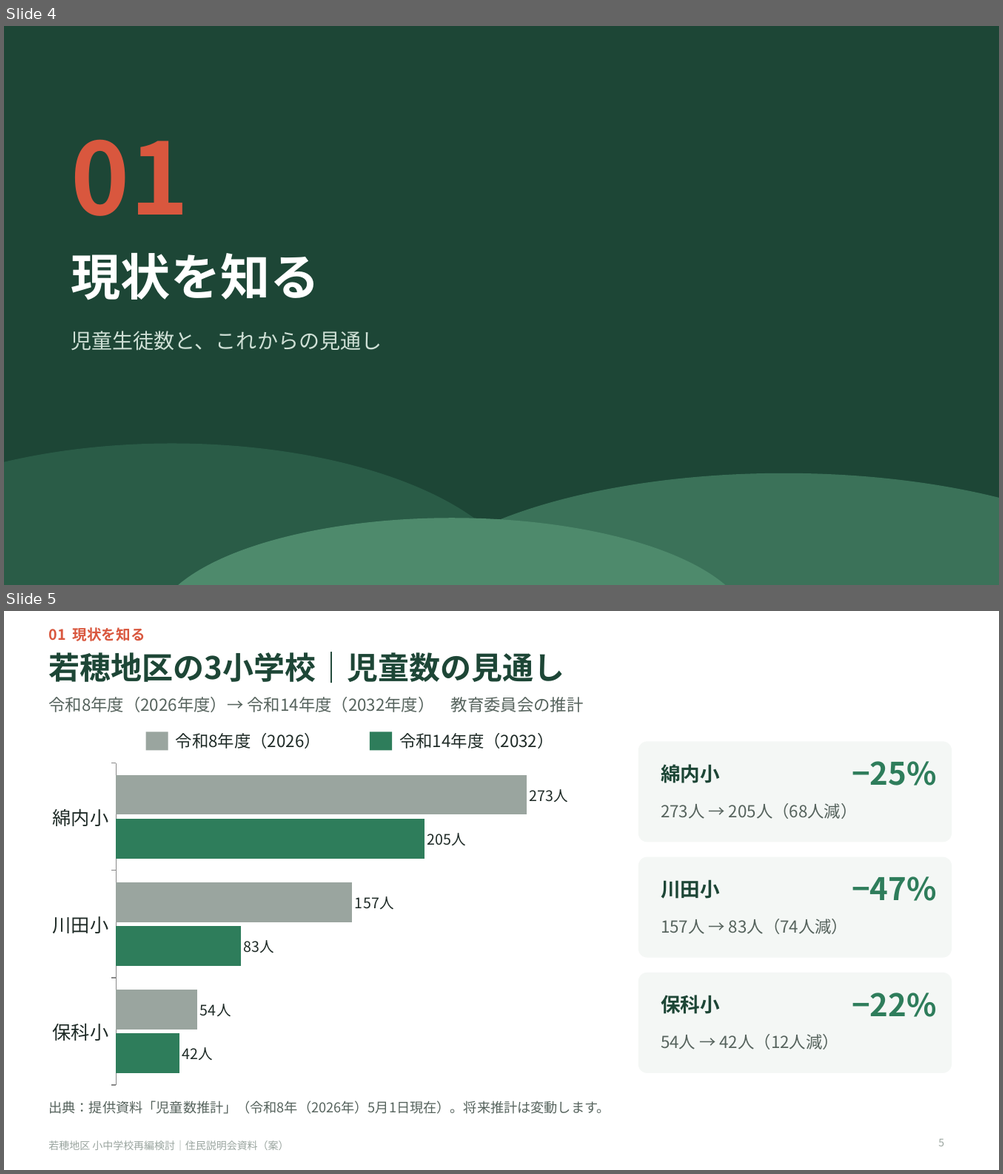
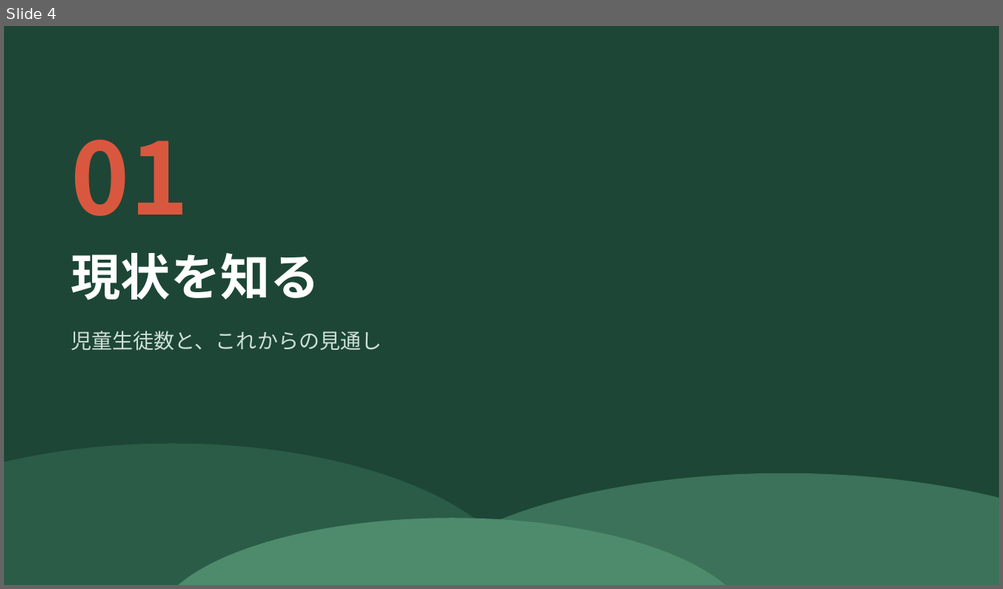
Before and after one commit to Masaki12008/GS, a slide deck: output/若穂地区_住民説明会資料.pptx. Shown one above the other, each under a label of ours: slides 4 and 5 before the commit, slide 4 after it. The pictures are 1003x1174 and 1003x589 pixels, drawn with LibreOffice and Linux fonts; fonts in the diff are those of the drawing. Boxes give left, top, right and bottom in pixels: in the first picture for what was removed or moved away, otherwise in the second. Text is boxed around its words. In the diff, an @@ line names an element or a change of style, - is before the commit and + after.

```diff
--- a/output/若穂地区_住民説明会資料.pptx
+++ b/output/若穂地区_住民説明会資料.pptx
@@ slide 5 removed at <box>4,611,999,1170</box>, background #FFFFFF @@
@@ text removed at <box>48,627,145,641</box> @@
-01 現状を知る
@@ title removed at <box>48,652,564,683</box> @@
-若穂地区の3小学校｜児童数の見通し
@@ text removed at <box>48,697,583,712</box> @@
-令和8年度（2026年度）→ 令和14年度（2032年度） 教育委員会の推計
@@ rectangle removed at <box>146,732,168,751</box> @@
@@ text removed at <box>176,733,321,749</box> @@
-令和8年度（2026）
@@ rectangle removed at <box>370,732,392,751</box> @@
@@ text removed at <box>399,733,554,749</box> @@
-令和14年度（2032）
@@ rounded rectangle removed at <box>638,741,951,843</box> @@
@@ bar chart removed at <box>41,757,609,1092</box> @@
-categories: 綿内小, 川田小, 保科小
-Series 1: 273, 157, 54
-Series 2: 205, 83, 42
@@ text removed at <box>660,764,720,783</box> @@
-綿内小
@@ text removed at <box>851,761,936,786</box> @@
-−25%
@@ text removed at <box>660,803,857,819</box> @@
-273人 → 205人（68人減）
@@ rounded rectangle removed at <box>638,857,951,958</box> @@
@@ text removed at <box>851,877,936,901</box> @@
-−47%
@@ text removed at <box>660,880,720,899</box> @@
-川田小
@@ text removed at <box>660,919,848,934</box> @@
-157人 → 83人（74人減）
@@ rounded rectangle removed at <box>638,973,951,1073</box> @@
@@ text removed at <box>660,995,720,1014</box> @@
-保科小
@@ text removed at <box>851,993,936,1017</box> @@
-−22%
@@ text removed at <box>660,1034,839,1050</box> @@
-54人 → 42人（12人減）
@@ text removed at <box>48,1101,609,1114</box> @@
-出典：提供資料「児童数推計」（令和8年（2026年）5月1日現在）。将来推計は変動します。
@@ text removed at <box>48,1141,288,1150</box> @@
-若穂地区 小中学校再編検討｜住民説明会資料（案）
@@ page number removed at <box>938,1139,944,1147</box> @@
-5
```
Also in this commit, not shown: 7 other files.
